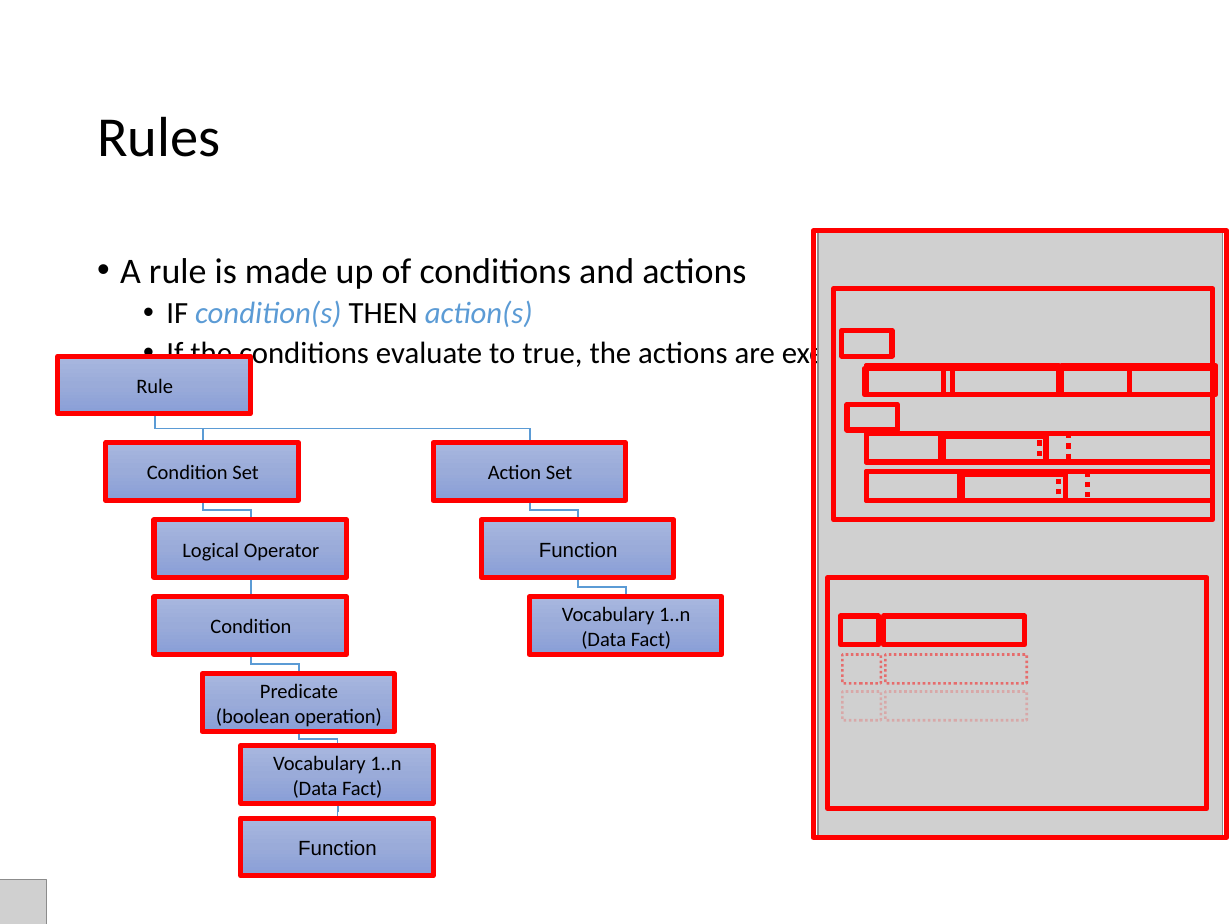
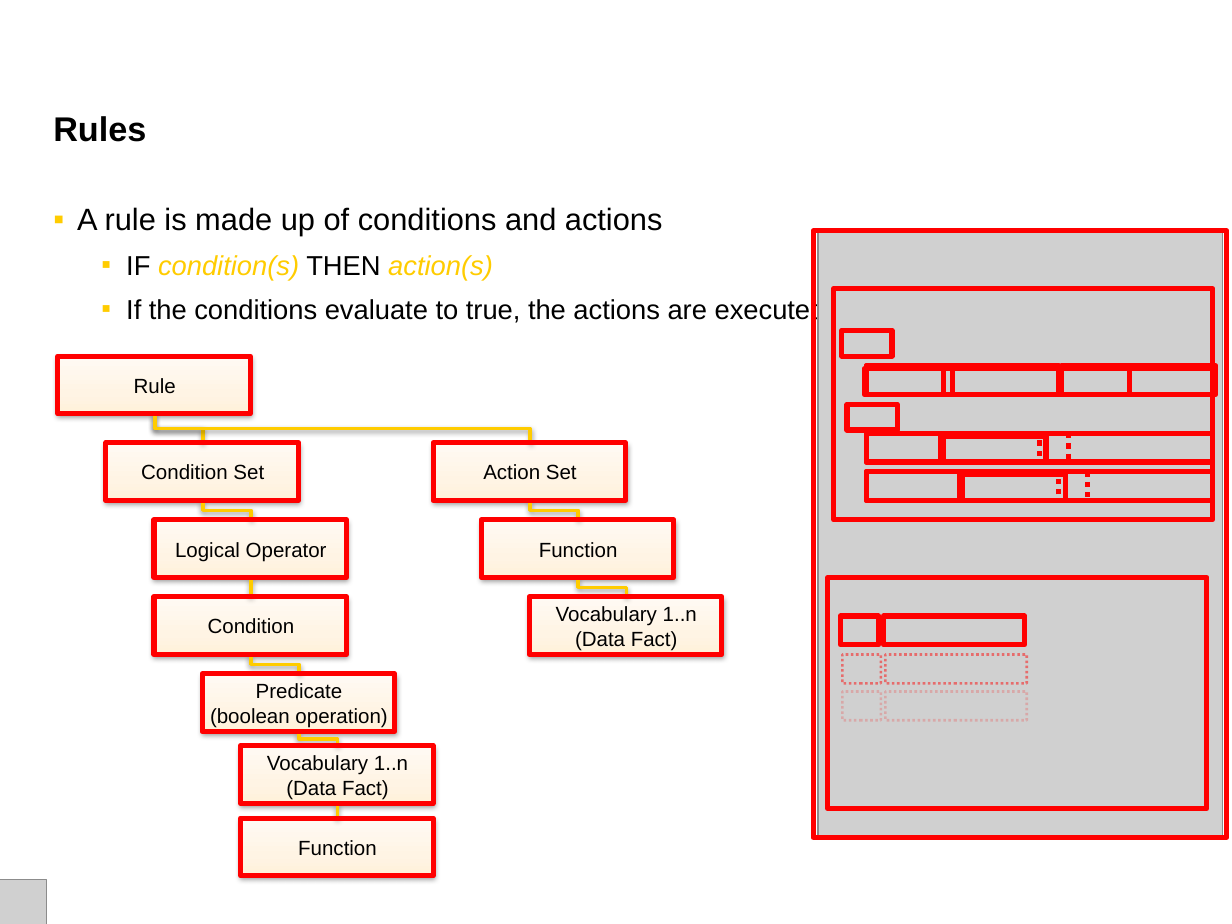
Before and after one commit to wmmihaa/BizTalk-Server---Developing-Integration-Solutions, a slide deck: slide 11 of Slides/Module 12 - Business Rules.pptx. Drawn at 1232x924 pixels with LibreOffice and Linux fonts; fonts in the diff are those of the drawing; grey boxes stand for pictures. Boxes give left, top, right and bottom in pixels: in the first picture for what was removed or moved away, otherwise in the second. Text is boxed around its words. In the diff, an @@ line names an element or a change of style, - is before the commit and + after.

```diff
--- a/Slides/Module 12 - Business Rules.pptx
+++ b/Slides/Module 12 - Business Rules.pptx
@@ title "Rules": place and size @@
-title "Rules" at box(97, 116, 220, 157)
+title "Rules" at box(53, 116, 146, 142)
@@ title "Rules" at box(53, 116, 146, 142): size 33 to 20 pt, font Calibri to Arial, bold on; line spacing 0.9 to 1 @@
@@ text "A rule is made up ...": place and size @@
-text "A rule is made up ..." at box(120, 258, 895, 371)
+text "A rule is made up ..." at box(77, 207, 826, 324)
@@ text "A rule is made up ..." at box(77, 207, 826, 324): size 21 to 18 pt in "A rule is made up of conditions ..."; font Calibri to Arial; size 18 to 16 pt in "IF condition(s) THEN action(s)", "If the conditions evaluate to true, the ..."; text colour #5B9BD5 to #FFCC00 in "condition(s) action(s)"; bullet • to ▪; line spacing 0.9 to 1; more space between paragraphs @@
@@ elbow line (155, 414) - (203, 442): stroke #5B9BD5 1 pt to #FFCC00 2 pt @@
@@ elbow line (155, 414) - (530, 442): stroke #5B9BD5 1 pt to #FFCC00 2 pt @@
@@ elbow line (203, 501) - (251, 520): stroke #5B9BD5 1 pt to #FFCC00 2 pt @@
@@ elbow line (530, 501) - (578, 520): stroke #5B9BD5 1 pt to #FFCC00 2 pt @@
@@ rectangle "Function" at box(482, 520, 675, 578): fill gradient #A8B7DF to #9AABD9 to #889ED7 to gradient #FFF1DA to #FFF5E4 to #FFFBF5; outline #4472C4 0.5 pt to #FBDEA4 0.75 pt; shadow on @@
@@ elbow line (251, 578) - (251, 596): stroke #5B9BD5 1 pt to #FFCC00 2 pt @@
@@ font Calibri to Arial; fill gradient #A8B7DF to #9AABD9 to #889ED7 to gradient #FFF1DA to #FFF5E4 to #FFFBF5; outline #4472C4 0.5 pt to #FBDEA4 0.75 pt; shadow on in 8 elements at box(58, 356, 251, 414), box(106, 442, 299, 500), box(154, 520, 347, 578), box(154, 596, 347, 654), box(202, 674, 395, 732), box(240, 745, 434, 803), box(434, 442, 627, 500), box(530, 596, 723, 654) @@
@@ elbow line (578, 578) - (626, 596): stroke #5B9BD5 1 pt to #FFCC00 2 pt @@
@@ elbow line (251, 655) - (299, 674): stroke #5B9BD5 1 pt to #FFCC00 2 pt @@
@@ elbow line (299, 732) - (338, 745): stroke #5B9BD5 1 pt to #FFCC00 2 pt @@
@@ elbow line (338, 804) - (338, 818): stroke #5B9BD5 1 pt to #FFCC00 2 pt @@
@@ rectangle "Function" at box(240, 818, 434, 876): fill gradient #A8B7DF to #9AABD9 to #889ED7 to gradient #FFF1DA to #FFF5E4 to #FFFBF5; outline #4472C4 0.5 pt to #FBDEA4 0.75 pt; shadow on @@
```
Also in this commit, not shown: 25 other slides changed, 16 other files.
